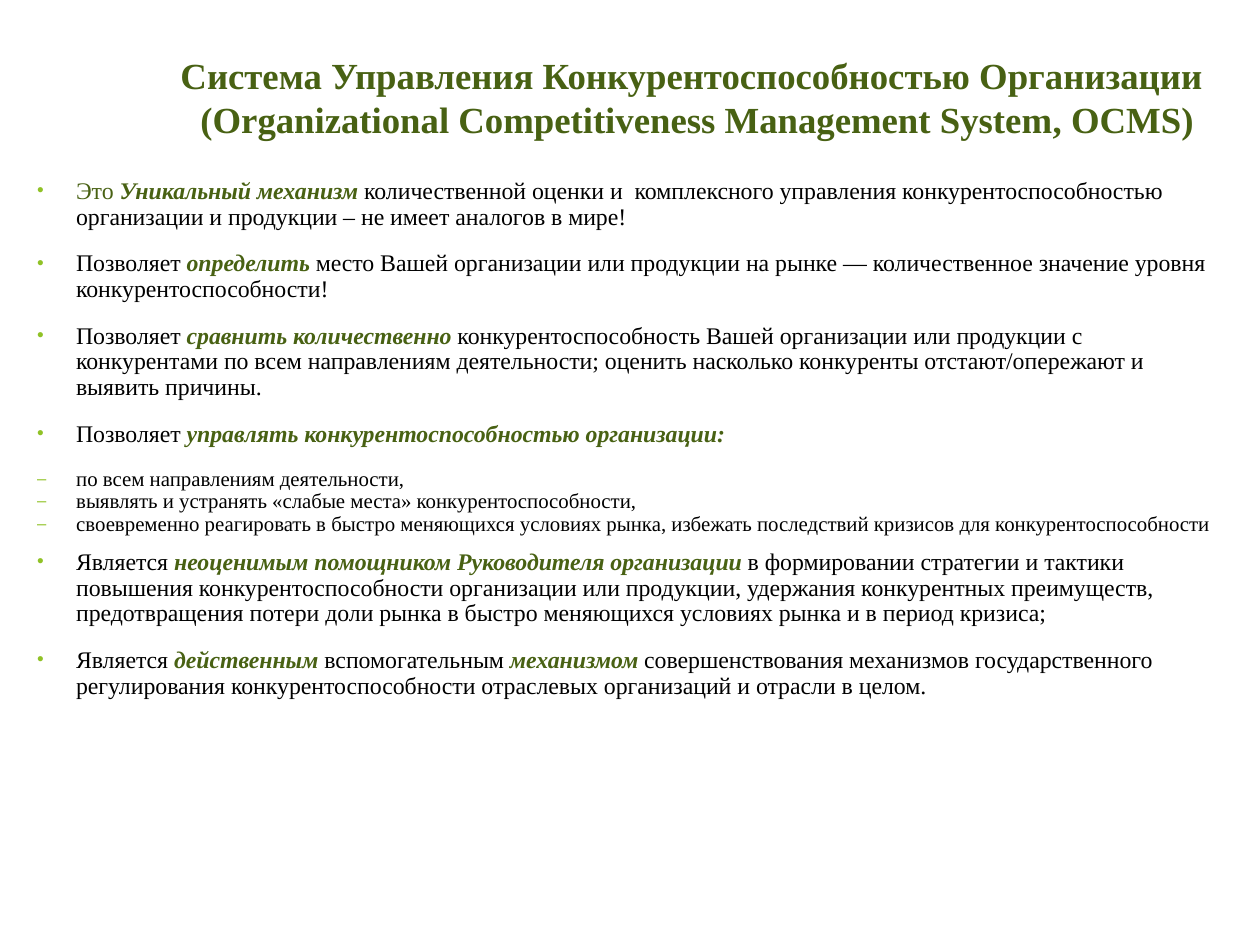
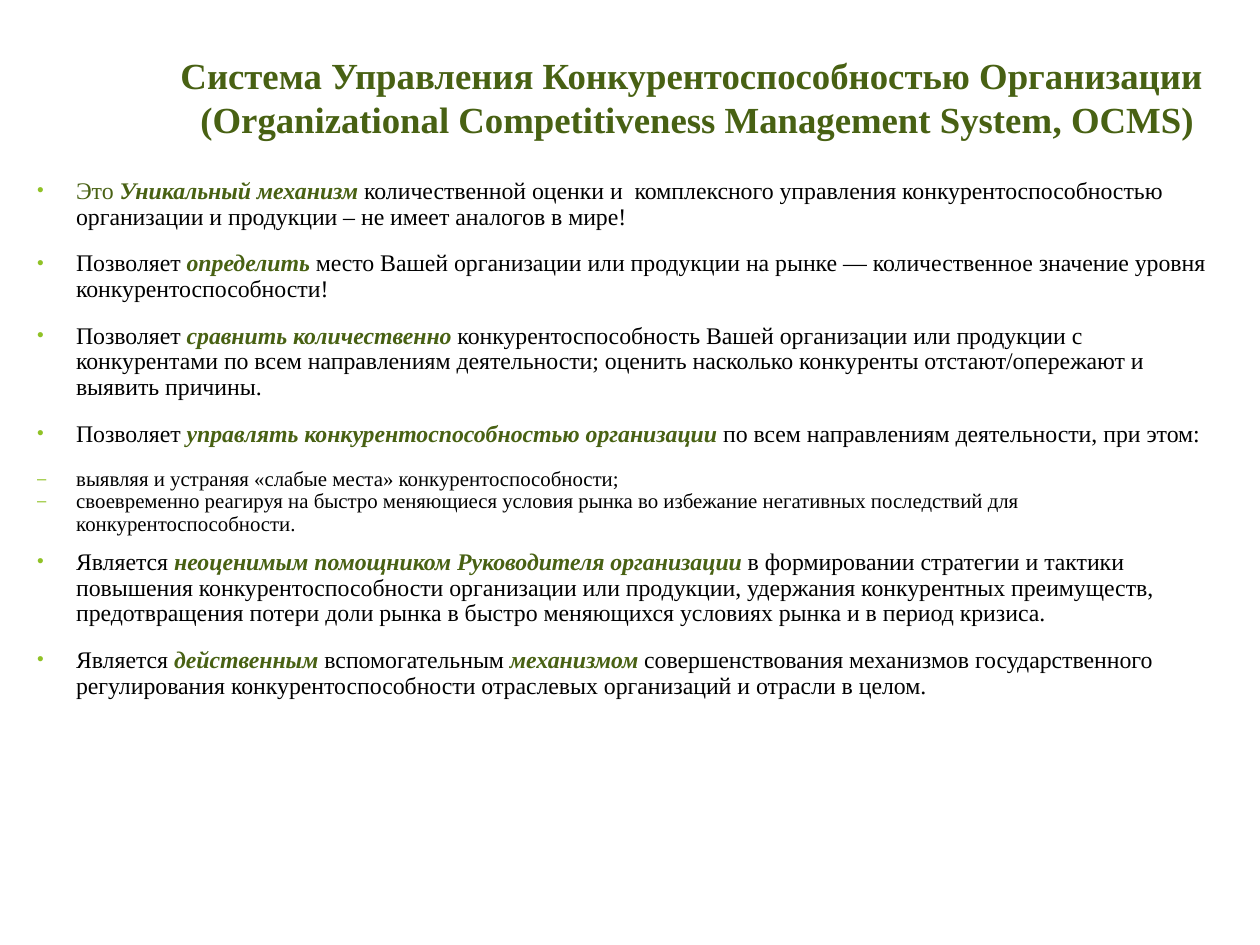
Before and after one commit to ocmsystem/ocmsystem.github.io, a slide deck: slide 2 of files/presentations/Presentation_OCMSystem_RU.ppt. Drawn at 1260x945 pixels with LibreOffice and Linux fonts; fonts in the diff are those of the drawing; background and template pictures are left out. Boxes give left, top, right and bottom in pixels: in the first picture for what was removed or moved away, otherwise in the second. Text is boxed around its words. In the diff, an @@ line names an element or a change of style, - is before the commit and + after.

```diff
--- a/files/presentations/Presentation_OCMSystem_RU.ppt
+++ b/files/presentations/Presentation_OCMSystem_RU.ppt
@@ text at (76, 425, 1200, 626): text changed @@
-• Позволяет управлять конкурентоспособностью организации:
-  – по всем направлениям деятельности,
-  – выявлять и устранять «слабые места» конкурентоспособности,
-  – своевременно реагировать в быстро меняющихся условиях рынка, избежать последствий кризисов для конкурентоспособности
-• Является неоценимым помощником Руководителя организации в формировании стратегии и тактики повышения конкурентоспособности организации или продукции, удержания конкурентных преимуществ, предотвращения потери доли рынка в быстро меняющихся условиях рынка и в период кризиса;
+• Позволяет управлять конкурентоспособностью организации по всем направлениям деятельности, при этом:
+  – выявляя и устраняя «слабые места» конкурентоспособности;
+  – своевременно реагируя на быстро меняющиеся условия рынка во избежание негативных последствий для конкурентоспособности.
+• Является неоценимым помощником Руководителя организации в формировании стратегии и тактики повышения конкурентоспособности организации или продукции, удержания конкурентных преимуществ, предотвращения потери доли рынка в быстро меняющихся условиях рынка и в период кризиса.
```
Also in this commit, not shown: 1 other slide changed, 3 other files.
